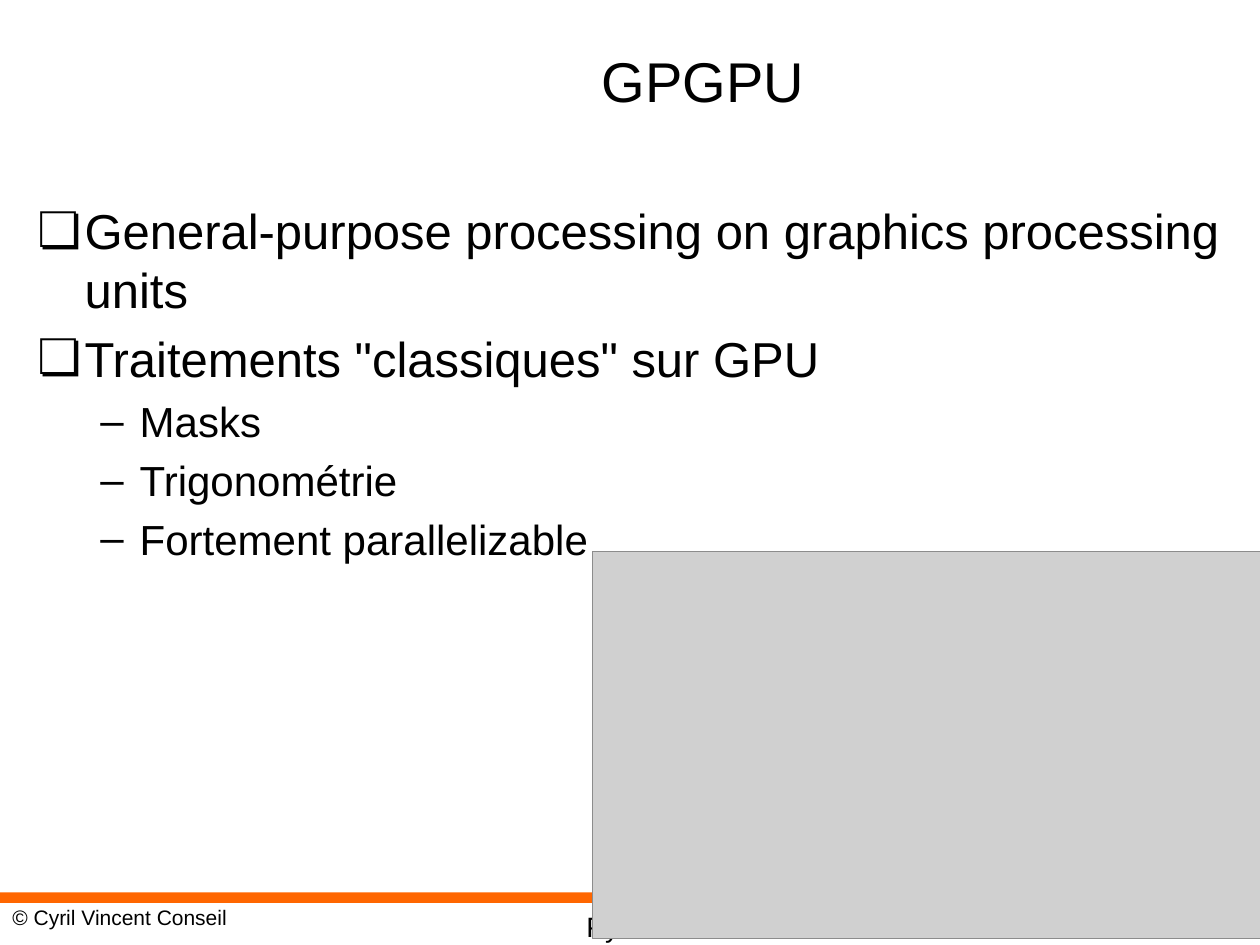
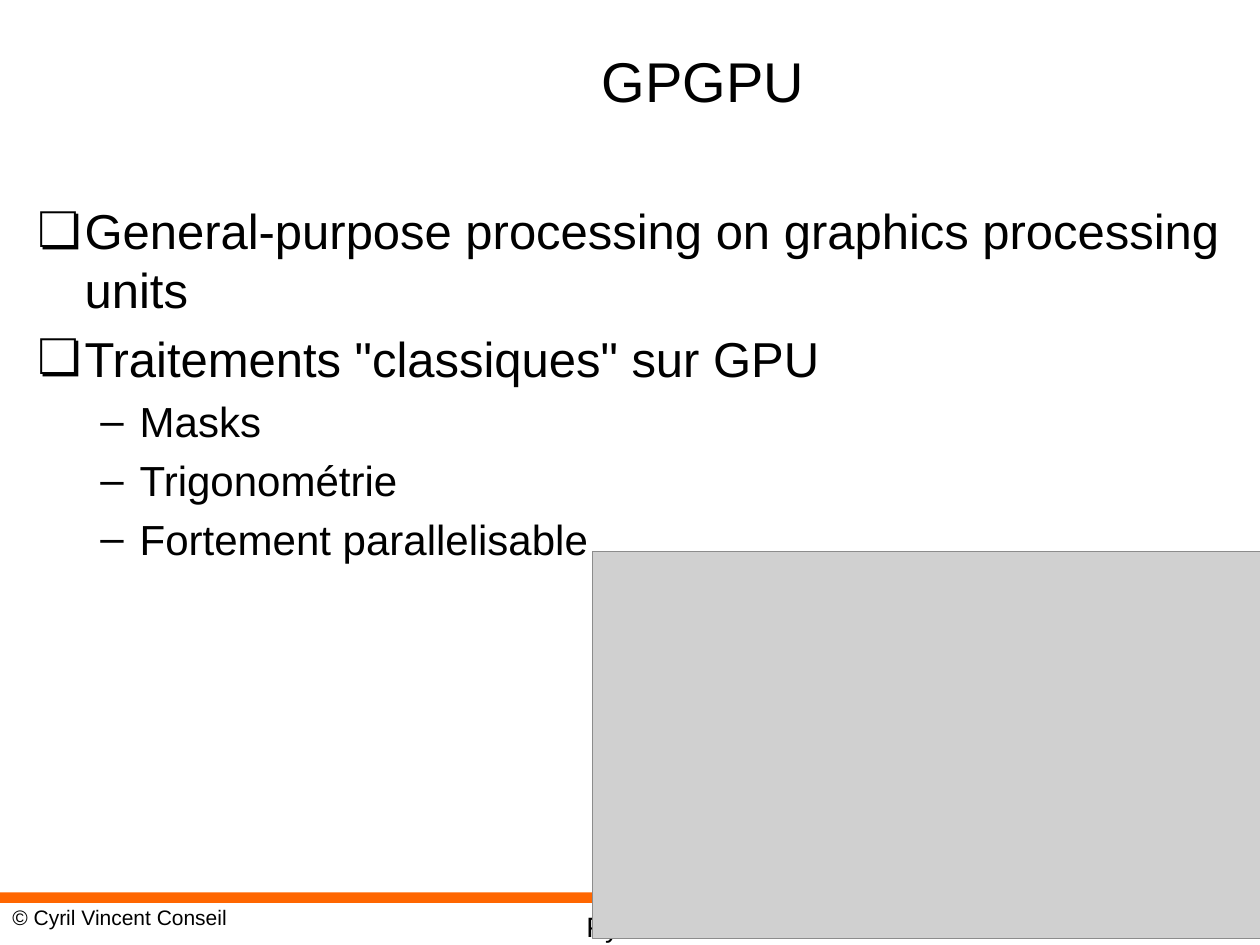
Before and after one commit to cyrilvincent/iot-ai, a slide deck: slide 4 of ppt/IoTAI19-TF-GPU.pptx. Drawn at 1260x945 pixels with LibreOffice and Linux fonts; fonts in the diff are those of the drawing; grey boxes stand for pictures; background and template pictures are left out. Boxes give left, top, right and bottom in pixels: in the first picture for what was removed or moved away, otherwise in the second. Text is boxed around its words. In the diff, an @@ line names an element or a change of style, - is before the commit and + after.

```diff
--- a/ppt/IoTAI19-TF-GPU.pptx
+++ b/ppt/IoTAI19-TF-GPU.pptx
@@ text at (140, 524, 588, 563): text changed @@
-  – Fortement parallelizable
+  – Fortement parallelisable
```
Also in this commit, not shown: 1 other slide changed, 45 other files.
